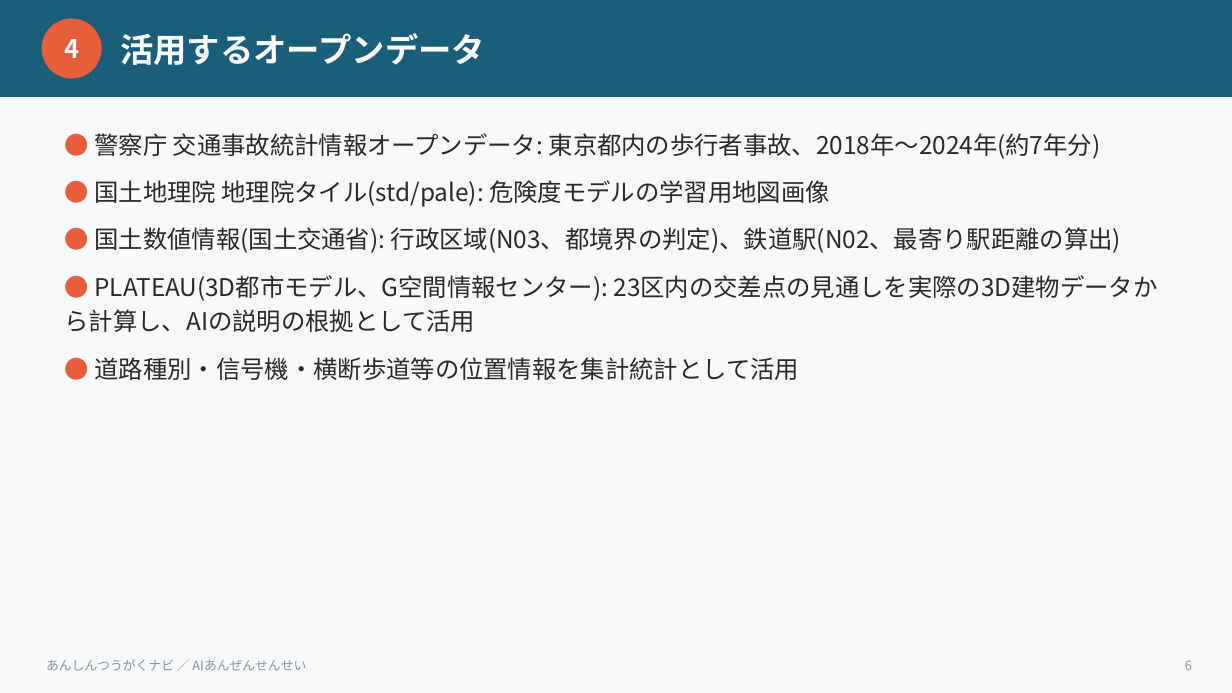
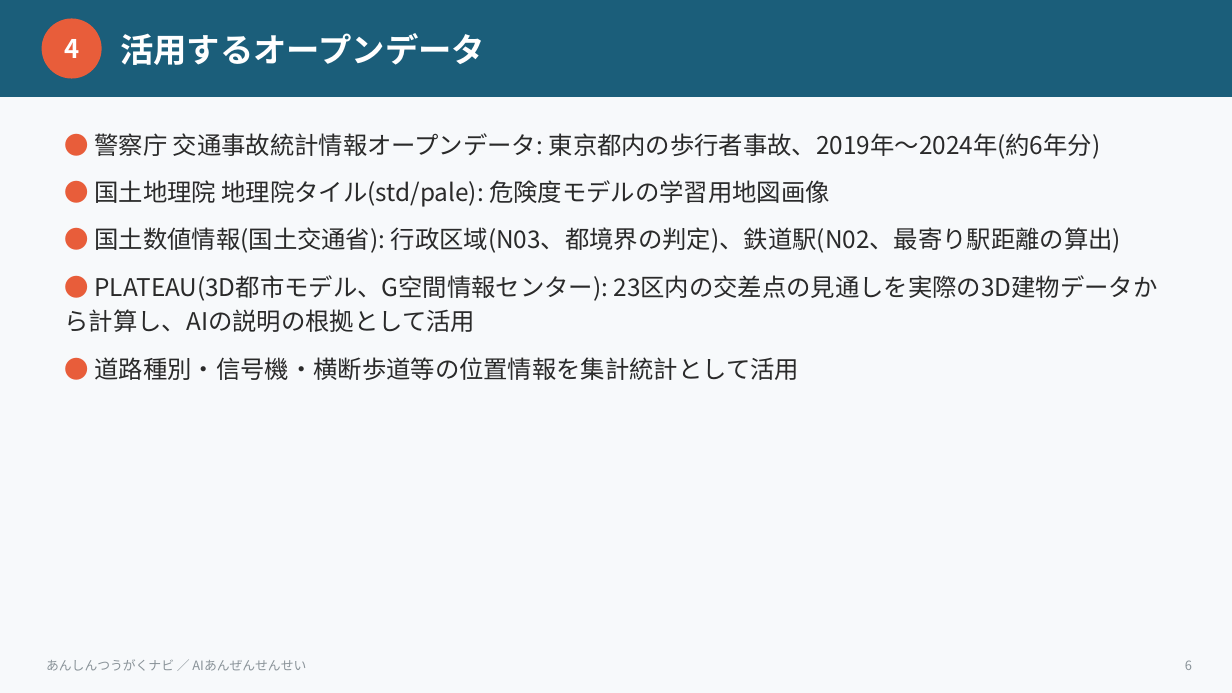
Before and after one commit to niikun/tsugaku-navi, a slide deck: slide 6 of HACKATHON_SLIDES.pptx. Drawn at 1232x693 pixels with LibreOffice and Linux fonts; fonts in the diff are those of the drawing. Boxes give left, top, right and bottom in pixels: in the first picture for what was removed or moved away, otherwise in the second. Text is boxed around its words. In the diff, an @@ line names an element or a change of style, - is before the commit and + after.

```diff
--- a/HACKATHON_SLIDES.pptx
+++ b/HACKATHON_SLIDES.pptx
@@ text at <box>95,133,1101,159</box>: text changed @@
-● 警察庁 交通事故統計情報オープンデータ: 東京都内の歩行者事故、2018年〜2024年(約7年分)
+● 警察庁 交通事故統計情報オープンデータ: 東京都内の歩行者事故、2019年〜2024年(約6年分)
```
Also in this commit, not shown: 1 other slide changed, 5 other files.
